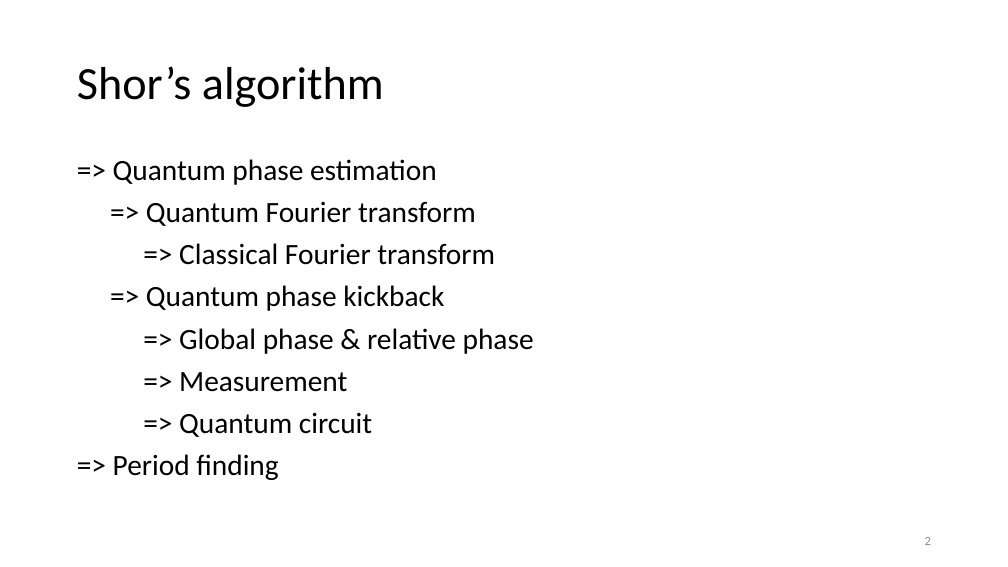
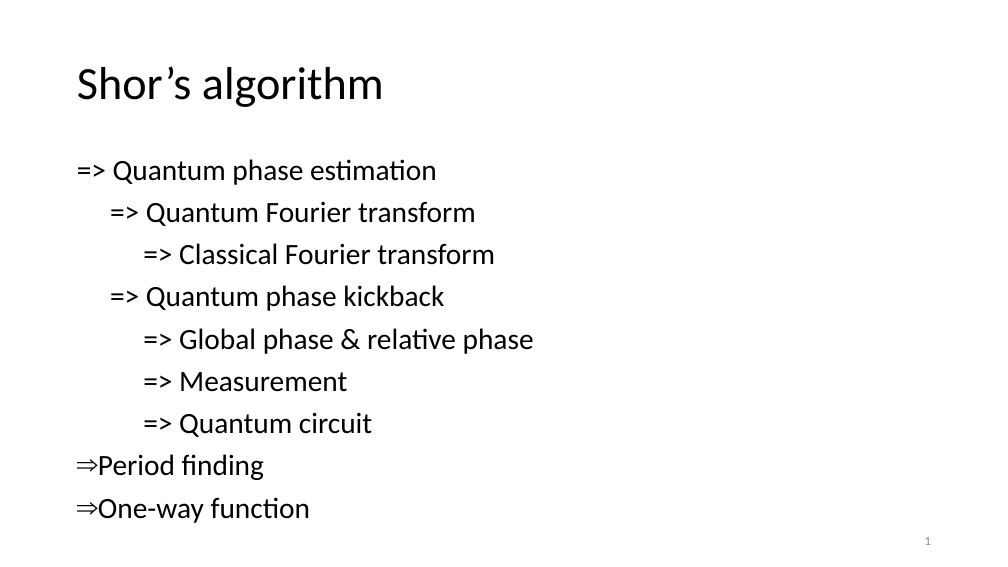
Before and after one commit to vutuanhai237/CourseMaterialsUIT, a slide deck: slide 1 of SExxx-Quantum computng/Slide/4. quantum algo.pptx (slide 2 before the commit). Drawn at 1008x567 pixels with LibreOffice and Linux fonts; fonts in the diff are those of the drawing. Boxes give left, top, right and bottom in pixels: in the first picture for what was removed or moved away, otherwise in the second. Text is boxed around its words. In the diff, an @@ line names an element or a change of style, - is before the commit and + after.

```diff
--- a/SExxx-Quantum computng/Slide/4. quantum algo.pptx
+++ b/SExxx-Quantum computng/Slide/4. quantum algo.pptx
@@ text at [98, 454, 310, 523]: text changed @@
-=> Period finding
+⇒ Period finding
+⇒ One-way function
```
Also in this commit, not shown: 7 other slides changed, 1 slide removed, 39 other files.
